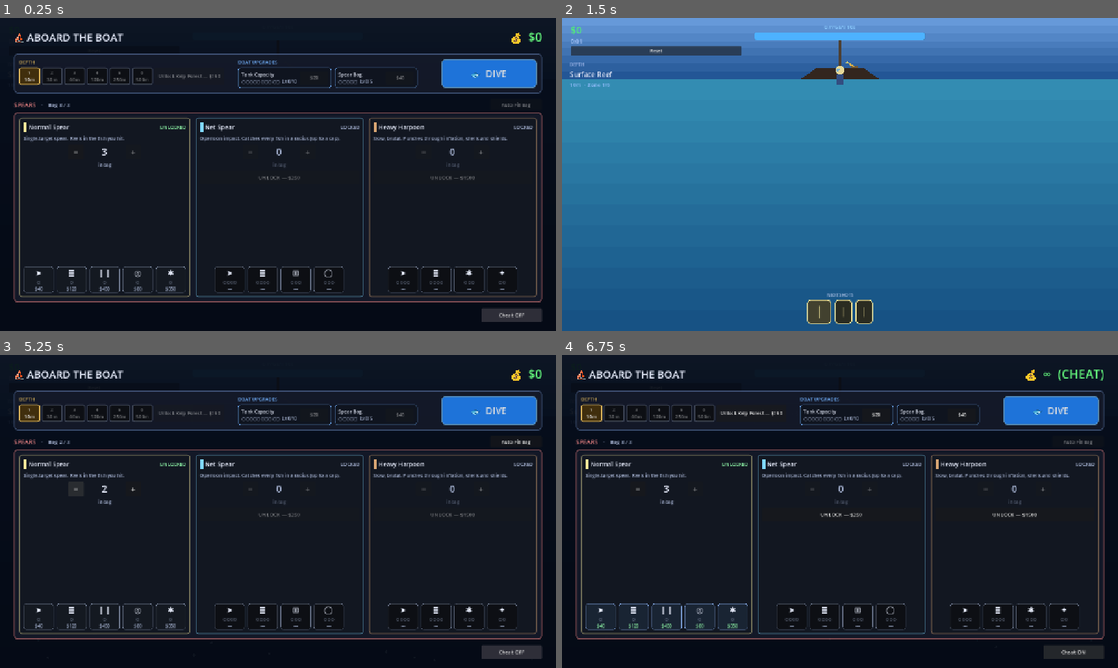
Above: before the commit, frames 1-4 (two rows, left to right).
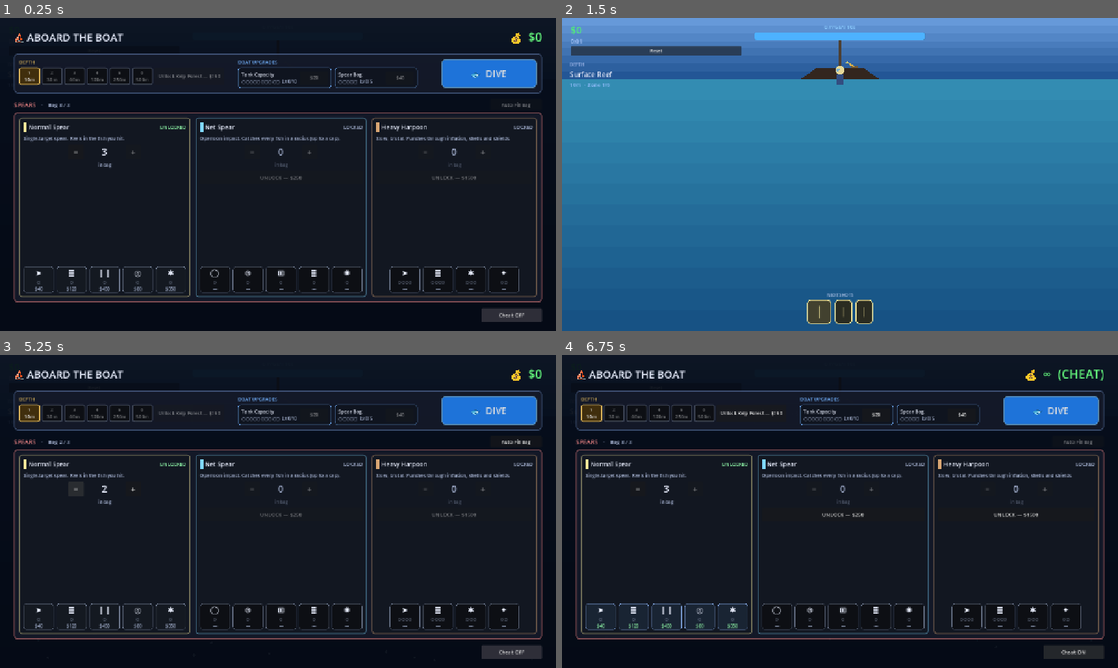
Above: after the commit, the same moments.

Repository: AndreiZitti/Harpoony
Game: Godot game, scene res://scenes/main.tscn
The game is run twice, just before and just after one commit, with the same random seed, the same clock (stepped at 60 frames per second) and the same inputs.
Inputs (mouse positions are in pixels of both pictures, inside the frame that each line leads up to):
- Up to frame 1 (0.25 s): no input
- Up to frame 2 (1.5 s): click "1 10m" at 0.5 s; click "🐟 DIVE" at 1.25 s
- Up to frame 3 (5.25 s): click "Reset" at 2 s; move the mouse to (400, 495) at 2.77 s; tap 1 at 2.85 s; click (400, 495) at 2.92 s; click "RESURFACE" at 3.5 s; move the mouse to (166, 527) at 4.27 s; tap 2 at 4.35 s; click (166, 527) at 4.42 s; tap Space at 4.52 s; click "−" at 5 s
- Up to frame 4 (6.75 s): click "Auto-Fill Bag" at 5.75 s; click "Cheat: OFF" at 6.5 s

The runs differ from the first frame. In frame 1, 1.8% of the frame differs, in the area x 36-94%, y 32-90%; in frame 2, nothing differs; in frame 3, 1.8%; in frame 4, 1.8%.

Commit message:
feat: rebuild Net upgrade tree (Wide/Smart branches)
Mesh Quality + Cast Wide + Bigger Hoop (Wide branch — radius and
medium-fish catch), Weighted Net + Lure Net (Smart branch — reel
speed and TODO drift). Bigger Hoop wired via catches_medium flag;
Lure Net behavior is a TODO follow-up.

Co-Authored-By: Claude Opus 4.7 (1M context) <noreply@anthropic.com>

Diff:
--- a/data/spears/net.tres
+++ b/data/spears/net.tres
@@ -19,40 +19,49 @@
 net_max_catch = 3
 catch_size_classes = Array[StringName]([&"small"])
 upgrades = {
-"speed_mult": {
-	"name": "Aerodynamic Shaft",
-	"description": "+10% travel speed.",
-	"icon": "➤",
-	"max_level": 4,
-	"costs": [30, 90, 250, 700],
-	"field": "speed_mult",
-	"step": 0.1
+"net_radius": {
+    "name": "Mesh Quality",
+    "description": "+25 catch radius (baseline).",
+    "icon": "◯",
+    "max_level": 1,
+    "costs": [120],
+    "field": "net_radius",
+    "step": 25.0
+},
+"cast_wide": {
+    "name": "Cast Wide",
+    "description": "Wide branch — +30 catch radius.",
+    "icon": "⊙",
+    "max_level": 1,
+    "costs": [400],
+    "field": "net_radius",
+    "step": 30.0
+},
+"bigger_hoop": {
+    "name": "Bigger Hoop",
+    "description": "Wide branch — also catches MEDIUM fish.",
+    "icon": "⊞",
+    "max_level": 1,
+    "costs": [800],
+    "field": "catches_medium",
+    "step": 1
 },
 "reel_speed_mult": {
-	"name": "Stronger Line",
-	"description": "+10% reel-in speed.",
-	"icon": "≣",
-	"max_level": 4,
-	"costs": [50, 150, 400, 1000],
-	"field": "reel_speed_mult",
-	"step": 0.1
+    "name": "Weighted Net",
+    "description": "Smart branch — +30% reel-in speed.",
+    "icon": "≣",
+    "max_level": 1,
+    "costs": [200],
+    "field": "reel_speed_mult",
+    "step": 0.3
 },
-"net_max_catch": {
-	"name": "Wider Mesh",
-	"description": "+1 fish caught per net.",
-	"icon": "⊞",
-	"max_level": 3,
-	"costs": [200, 600, 1500],
-	"field": "net_max_catch",
-	"step": 1
-},
-"net_radius": {
-	"name": "Bigger Net",
-	"description": "+15 catch radius.",
-	"icon": "◯",
-	"max_level": 3,
-	"costs": [150, 450, 1100],
-	"field": "net_radius",
-	"step": 15.0
+"lure_net": {
+    "name": "Lure Net",
+    "description": "Smart branch — fish drift toward center before snap.",
+    "icon": "✺",
+    "max_level": 1,
+    "costs": [600],
+    "field": "lure_net",
+    "step": 1
 }
 }
--- a/scripts/spear.gd
+++ b/scripts/spear.gd
@@ -154,9 +154,14 @@
 func _net_capture(first_fish: Fish) -> void:
 	var radius: float = GameData.get_effective_spear_stat(current_type_id, "net_radius")
 	var max_catch: int = int(GameData.get_effective_spear_stat(current_type_id, "net_max_catch"))
+	# Effective allowed size set: defaults from SpearType, widened by Bigger Hoop upgrade.
+	var allowed := current_type.catch_size_classes.duplicate()
+	if int(GameData.get_effective_spear_stat(current_type_id, "catches_medium")) == 1 and not allowed.has(&"medium"):
+		allowed.append(&"medium")
 	attached_fish_array.clear()
+	# TODO: if current_type.lure_net == 1 (or effective stat == 1), tween caught fish toward net center over ~0.2s before resolution.
 	# Include the first fish that triggered the net only if it matches the size gate.
-	if current_type.catch_size_classes.has(first_fish.size_class):
+	if allowed.has(first_fish.size_class):
 		first_fish.on_speared(self)
 		attached_fish_array.append(first_fish)
 		_spawn_hit_burst(first_fish.global_position, first_fish.color)
@@ -172,7 +177,7 @@
 		var f := n as Fish
 		if f == null or not is_instance_valid(f) or f.speared:
 			continue
-		if not current_type.catch_size_classes.has(f.size_class):
+		if not allowed.has(f.size_class):
 			continue
 		if f.global_position.distance_squared_to(center) <= r2:
 			f.on_speared(self)
--- a/scripts/spear_type.gd
+++ b/scripts/spear_type.gd
@@ -26,6 +26,8 @@
 @export_range(0.0, 200.0, 1.0) var net_radius: float = 0.0
 @export_range(1, 12, 1) var net_max_catch: int = 1
 @export var catch_size_classes: Array[StringName] = [&"small", &"medium", &"large", &"trophy"]
+@export var catches_medium: int = 0   # set to 1 by Bigger Hoop upgrade — extends Net catch to medium fish
+@export var lure_net: int = 0         # set to 1 by Lure Net upgrade — TODO drift-toward-center
 
 @export_group("Upgrades")
 # Each entry: { "key": { "name", "description", "max_level", "costs": Array[int], "field": String, "step": float } }
